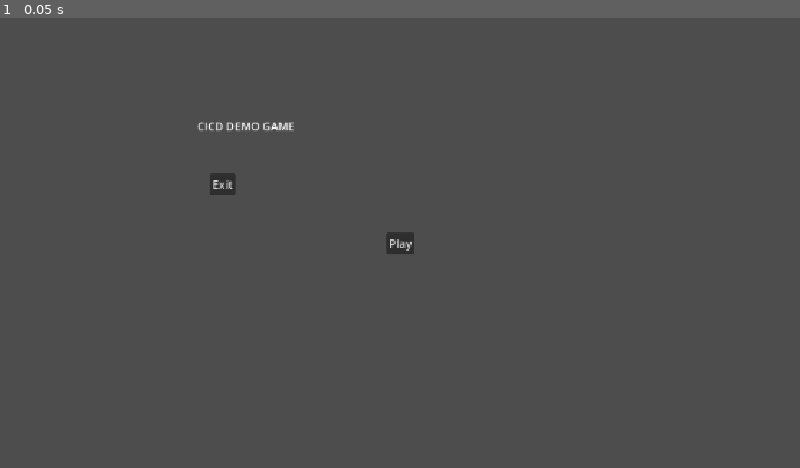
Above: before the commit, frame 1.
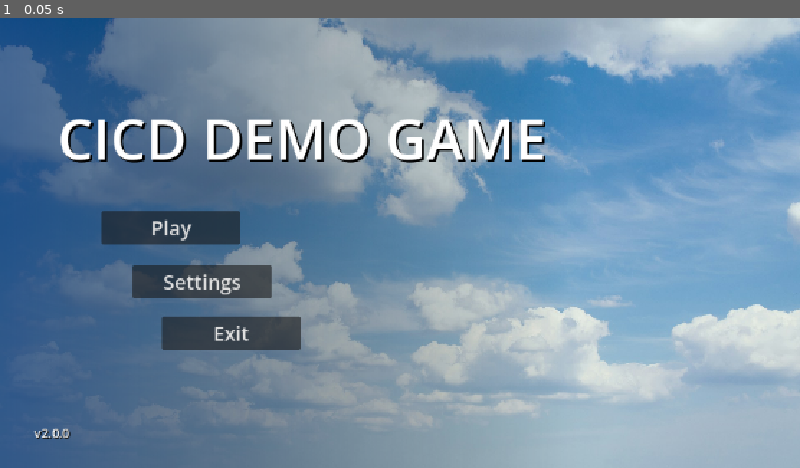
Above: after the commit, the same moment.

Repository: tara-pogancev/godot-itch-cicd
Game: Godot game, scene res://game/main.tscn
Same seed, same stepped clock (60 frames per second), same inputs: the game is played once before the commit and once after it.
Inputs:
- Up to frame 1 (0.05 s): no input

The runs differ from the first frame. In frame 1, 98% of the frame differs, in the area x 0-100%, y 0-100%.

Commit message:
feat: New game main menu

Diff:
--- a/cicd-demo-game/game/main.tscn
+++ b/cicd-demo-game/game/main.tscn
@@ -1,4 +1,13 @@
 [gd_scene format=3 uid="uid://rupfpn6u5djn"]
+
+[ext_resource type="Texture2D" uid="uid://b5uxhhwjma0f2" path="res://assets/sky.jpg" id="1_oa506"]
+
+[sub_resource type="Gradient" id="Gradient_ata60"]
+offsets = PackedFloat32Array(0, 0.7181009)
+colors = PackedColorArray(0.05850117, 0.22609329, 0.4559638, 0.75686276, 0, 0, 0, 0)
+
+[sub_resource type="GradientTexture2D" id="GradientTexture2D_musvu"]
+gradient = SubResource("Gradient_ata60")
 
 [node name="Main" type="Control" unique_id=648277155]
 layout_mode = 3
@@ -8,47 +17,115 @@
 grow_horizontal = 2
 grow_vertical = 2
 
-[node name="Label" type="Label" parent="." unique_id=1668848608]
+[node name="BG" type="TextureRect" parent="." unique_id=230810148]
+layout_mode = 1
+anchors_preset = 15
+anchor_right = 1.0
+anchor_bottom = 1.0
+grow_horizontal = 2
+grow_vertical = 2
+texture = ExtResource("1_oa506")
+expand_mode = 2
+stretch_mode = 6
+
+[node name="Gradient" type="TextureRect" parent="." unique_id=2088830805]
+layout_mode = 1
+anchors_preset = 15
+anchor_right = 1.0
+anchor_bottom = 1.0
+grow_horizontal = 2
+grow_vertical = 2
+texture = SubResource("GradientTexture2D_musvu")
+
+[node name="NameLabel" type="Label" parent="." unique_id=1668848608]
 layout_mode = 1
 anchors_preset = 8
 anchor_left = 0.5
 anchor_top = 0.5
 anchor_right = 0.5
 anchor_bottom = 0.5
-offset_left = -292.0
-offset_top = -180.0
-offset_right = -152.0
-offset_bottom = -157.0
+offset_left = -493.0
+offset_top = -207.0
+offset_right = 211.0
+offset_bottom = -96.0
 grow_horizontal = 2
 grow_vertical = 2
+theme_override_colors/font_shadow_color = Color(0, 0, 0, 1)
+theme_override_constants/shadow_offset_x = 3
+theme_override_constants/shadow_offset_y = 3
+theme_override_font_sizes/font_size = 81
 text = "CICD DEMO GAME"
+horizontal_alignment = 1
 
 [node name="PlayBtn" type="Button" parent="." unique_id=2097432543]
+custom_minimum_size = Vector2(200, 0)
+custom_maximum_size = Vector2(200, -1)
 layout_mode = 1
 anchors_preset = 8
 anchor_left = 0.5
 anchor_top = 0.5
 anchor_right = 0.5
 anchor_bottom = 0.5
-offset_left = -4.0
-offset_top = -4.0
-offset_right = 4.0
-offset_bottom = 4.0
+offset_left = -430.0
+offset_top = -46.0
+offset_right = -230.0
+offset_bottom = 2.0
 grow_horizontal = 2
 grow_vertical = 2
+theme_override_font_sizes/font_size = 29
 text = "Play"
 
-[node name="ExitBtn" type="Button" parent="." unique_id=174262479]
+[node name="SettingsBtn" type="Button" parent="." unique_id=1642418033]
+custom_minimum_size = Vector2(200, 0)
+custom_maximum_size = Vector2(200, -1)
 layout_mode = 1
 anchors_preset = 8
 anchor_left = 0.5
 anchor_top = 0.5
 anchor_right = 0.5
 anchor_bottom = 0.5
-offset_left = -274.0
-offset_top = -100.0
-offset_right = -237.0
-offset_bottom = -69.0
+offset_left = -385.0
+offset_top = 32.0
+offset_right = -185.0
+offset_bottom = 80.0
 grow_horizontal = 2
 grow_vertical = 2
+theme_override_font_sizes/font_size = 29
+text = "Settings"
+
+[node name="ExitBtn" type="Button" parent="." unique_id=174262479]
+custom_minimum_size = Vector2(200, 0)
+custom_maximum_size = Vector2(200, -1)
+layout_mode = 1
+anchors_preset = 8
+anchor_left = 0.5
+anchor_top = 0.5
+anchor_right = 0.5
+anchor_bottom = 0.5
+offset_left = -343.0
+offset_top = 106.0
+offset_right = -143.0
+offset_bottom = 154.0
+grow_horizontal = 2
+grow_vertical = 2
+theme_override_font_sizes/font_size = 29
 text = "Exit"
+
+[node name="VersionLabel" type="Label" parent="." unique_id=1184455482]
+layout_mode = 1
+anchors_preset = 8
+anchor_left = 0.5
+anchor_top = 0.5
+anchor_right = 0.5
+anchor_bottom = 0.5
+offset_left = -527.0
+offset_top = 256.0
+offset_right = -349.0
+offset_bottom = 293.0
+grow_horizontal = 2
+grow_vertical = 2
+theme_override_colors/font_shadow_color = Color(0, 0, 0, 1)
+theme_override_constants/shadow_offset_x = 1
+theme_override_font_sizes/font_size = 18
+text = "v2.0.0"
+vertical_alignment = 1
Binary file added: cicd-demo-game/assets/sky.jpg
Not shown, added: cicd-demo-game/assets/sky.jpg.import
